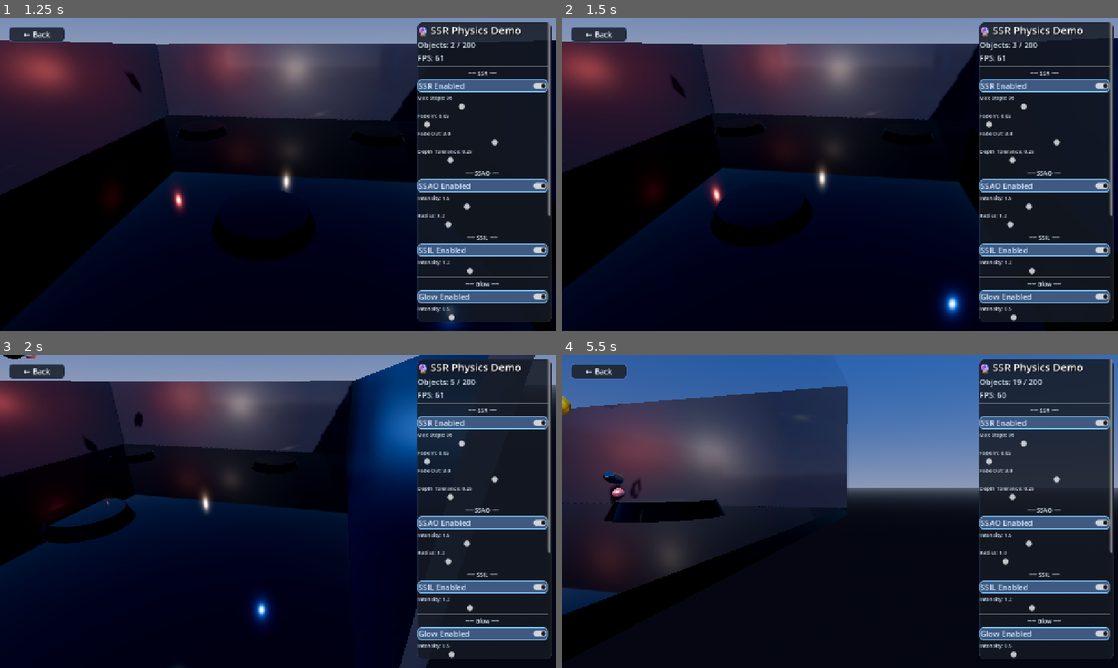
Above: before the commit, frames 1-4 (two rows, left to right).
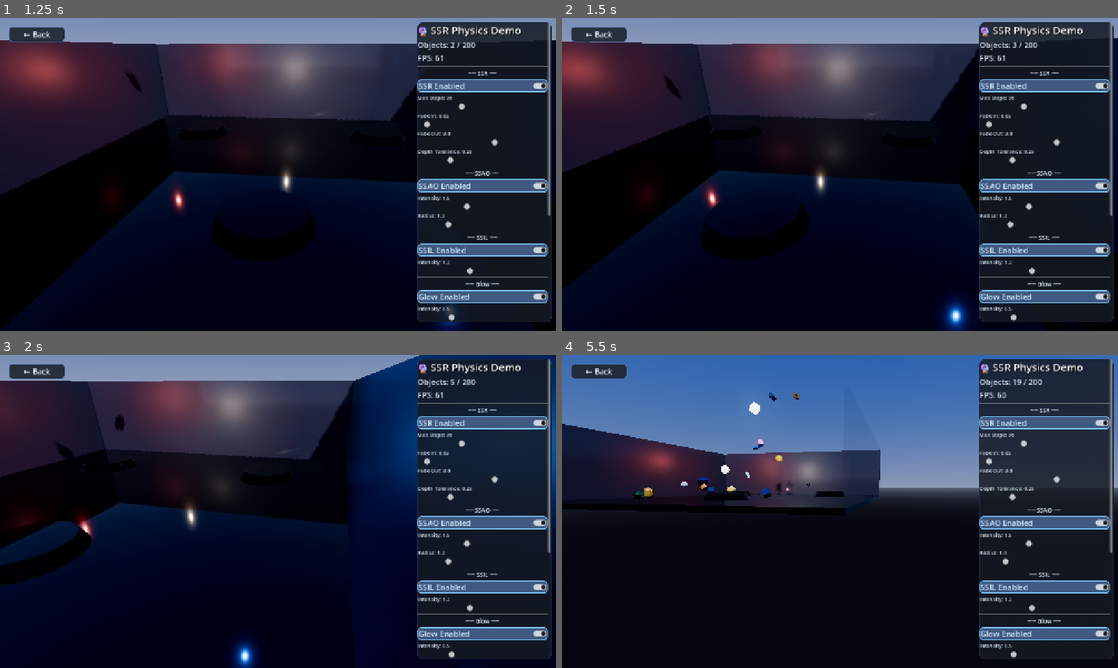
Above: after the commit, the same moments.

Repository: mdufaud/godot-simulations
Game: Godot game, scene res://scenes/main_menu.tscn
Same seed, same stepped clock (60 frames per second), same inputs: the game is played once before the commit and once after it.
Inputs (mouse positions are in pixels of both pictures, inside the frame that each line leads up to):
- Up to frame 1 (1.25 s): click "🔮 SSR Physics Demo" at 0.5 s
- Up to frame 2 (1.5 s): move the mouse to (962, 158) at 1.27 s; hold D (move_right) from 1.28 s (still down); click (962, 158) at 1.42 s
- Up to frame 3 (2 s): keep holding D (move_right)
- Up to frame 4 (5.5 s): release D (move_right) at 2 s; drag from (728, 527) to (812, 574) at 2.02 s; move the mouse to (895, 442) at 2.77 s; hold D (move_right) 2.78-3.5 s; click (895, 442) at 2.92 s; drag from (812, 574) to (673, 464) at 3.52 s; move the mouse to (1006, 558) at 4.27 s; hold A (move_left) 4.28-5 s; click (1006, 558) at 4.42 s; drag from (673, 464) to (756, 433) at 5.02 s

Frame 1 is identical in both runs. In frame 2, 2.4% of the frame differs, in the area x 2-75%, y 8-100%; in frame 3, 9.8%; in frame 4, 21%, in the area x 0-58%, y 10-83%.

Commit message:
android stick

Diff:
--- a/scripts/demos/fractal_controller.gd
+++ b/scripts/demos/fractal_controller.gd
@@ -110,6 +110,10 @@
 var _is_dragging := false
 var _drag_start := Vector2.ZERO
 
+# --- Touch ---
+var _touch_points := {}       # index → position (Vector2)
+var _prev_pinch_distance := 0.0
+
 # --- UI ---
 var _lbl_zoom: Label
 var _lbl_iters: Label
@@ -189,6 +193,12 @@
 # ============================================================
 
 func _gui_input(event: InputEvent) -> void:
+	# A live finger also emits emulated mouse events; without this guard a
+	# one-finger drag pans twice on mobile, and pinching pans while zooming.
+	if not _touch_points.is_empty() \
+			and (event is InputEventMouseButton or event is InputEventMouseMotion):
+		return
+
 	if event is InputEventMouseButton:
 		var btn := event as InputEventMouseButton
 		if btn.button_index == MOUSE_BUTTON_LEFT:
@@ -211,8 +221,32 @@
 			_is_dragging = true
 		_pan_by(motion.relative)
 
+	# ── Touch: one finger = pan, two fingers = pinch-to-zoom ─────────────
+	elif event is InputEventScreenTouch:
+		var touch := event as InputEventScreenTouch
+		if touch.pressed:
+			_touch_points[touch.index] = touch.position
+		else:
+			_touch_points.erase(touch.index)
+		if _touch_points.size() == 2:
+			var pts := _touch_points.values()
+			_prev_pinch_distance = (pts[0] as Vector2).distance_to(pts[1] as Vector2)
+
 	elif event is InputEventScreenDrag:
-		_pan_by((event as InputEventScreenDrag).relative)
+		var drag := event as InputEventScreenDrag
+		_touch_points[drag.index] = drag.position
+
+		if _touch_points.size() < 2:
+			_pan_by(drag.relative)
+		else:
+			var pts := _touch_points.values()
+			var a := pts[0] as Vector2
+			var b := pts[1] as Vector2
+			var cur := a.distance_to(b)
+			# Spreading the fingers by a factor f zooms in by ln(f) in log space.
+			if _prev_pinch_distance > 1.0 and cur > 1.0:
+				_zoom_at(log(cur / _prev_pinch_distance), (a + b) * 0.5)
+			_prev_pinch_distance = cur
 
 
 func _pan_by(rel: Vector2) -> void:
@@ -224,6 +258,10 @@
 
 
 func _on_wheel(dir: float, pos: Vector2) -> void:
+	_zoom_at(dir * ZOOM_STEP, pos)
+
+
+func _zoom_at(d_log: float, pos: Vector2) -> void:
 	var u := pos.x / size.x
 	var v := pos.y / size.y
 	_anchor_wx = _world_x_at(u)
@@ -231,7 +269,7 @@
 	_anchor_u = u
 	_anchor_v = v
 	_anchor_active = not _auto_on
-	_t_log_zoom = clampf(_t_log_zoom + dir * ZOOM_STEP, _min_log_zoom(), _max_log_zoom())
+	_t_log_zoom = clampf(_t_log_zoom + d_log, _min_log_zoom(), _max_log_zoom())
 
 
 func _update_motion(delta: float) -> void:
--- a/scripts/demos/tornado_controller.gd
+++ b/scripts/demos/tornado_controller.gd
@@ -363,7 +363,9 @@
 		func(v: float) -> void:
 			_pending_cap = int(v)
 			_cap_debounce = 0.6)
-	menu.add_button("Throw object (LMB)", _throw_from_camera)
+	# On touch there is no LMB: the button is the only way to throw.
+	menu.add_button("Throw object" if VirtualJoystick.is_touch_ui() else "Throw object (LMB)",
+		_throw_from_camera)
 	menu.add_button("Rescatter props", func() -> void: debris_pool.scatter_props())
 	_debris_bar = menu.add_progress_bar("Active debris", float(debris_pool.debris_cap))
 
--- a/scripts/free_fly_camera.gd
+++ b/scripts/free_fly_camera.gd
@@ -10,6 +10,7 @@
 
 # --- Look ---
 @export var mouse_sensitivity := 0.15
+@export var touch_sensitivity := 0.2
 @export var min_pitch := -89.0
 @export var max_pitch := 89.0
 @export var fov := 70.0
@@ -29,6 +30,8 @@
 
 var _captured := false
 var _camera: Camera3D
+var _touch_ui := false
+var _joystick: VirtualJoystick
 
 
 func _ready() -> void:
@@ -36,7 +39,12 @@
 	if _camera:
 		_camera.fov = fov
 	_update_transform()
-	capture_mouse()
+	# Touch devices have no mouse to capture: joystick moves, free drag looks.
+	_touch_ui = VirtualJoystick.is_touch_ui()
+	if _touch_ui:
+		_joystick = VirtualJoystick.spawn(self)
+	else:
+		capture_mouse()
 
 
 func _find_camera() -> Camera3D:
@@ -62,6 +70,8 @@
 
 
 func _input(event: InputEvent) -> void:
+	if _touch_ui:
+		return
 	if event.is_action_pressed("ui_cancel"):
 		if _captured:
 			release_mouse()
@@ -89,6 +99,16 @@
 
 
 func _unhandled_input(event: InputEvent) -> void:
+	if _touch_ui:
+		# Any drag reaching here is a look drag: the joystick consumes its own
+		# finger through the GUI, so it never shows up as unhandled.
+		if event is InputEventScreenDrag:
+			var drag := event as InputEventScreenDrag
+			yaw -= drag.relative.x * touch_sensitivity
+			pitch = clampf(pitch - drag.relative.y * touch_sensitivity, min_pitch, max_pitch)
+			_update_transform()
+		return
+
 	# Recapture only on clicks the GUI did NOT consume — clicking the menu
 	# (dropdowns, sliders) must never steal the cursor back.
 	if not _captured and event is InputEventMouseButton and event.pressed \
@@ -112,6 +132,10 @@
 		if Input.is_action_pressed("move_down"):
 			input_dir.y -= 1
 
+	if _joystick != null:
+		input_dir.x += _joystick.value.x
+		input_dir.z += _joystick.value.y
+
 	# DE-proportional speed (classic fractal-explorer navigation): fast in open
 	# space, slow crawl near detail. This is what sells the sense of scale —
 	# without it the whole fractal flies past in a second and you feel giant.
@@ -124,7 +148,7 @@
 	var target := Vector3.ZERO
 	if input_dir != Vector3.ZERO:
 		var basis := Basis.from_euler(Vector3(deg_to_rad(pitch), deg_to_rad(yaw), 0.0))
-		target = (basis * input_dir.normalized()) * speed
+		target = (basis * input_dir.limit_length(1.0)) * speed
 
 	var rate := acceleration if target != Vector3.ZERO else damping
 	velocity = velocity.move_toward(target, rate * delta)
@@ -171,6 +195,10 @@
 	set_process(enabled)
 	set_process_input(enabled)
 	set_process_unhandled_input(enabled)
+	if _joystick != null:
+		_joystick.visible = enabled
+	if _touch_ui:
+		return
 	if enabled:
 		capture_mouse()
 	else:
--- a/scripts/orbit_camera.gd
+++ b/scripts/orbit_camera.gd
@@ -31,6 +31,7 @@
 # --- Internal state ---
 var _is_dragging := false
 var _camera: Camera3D
+var _joystick: VirtualJoystick
 
 # --- Touch / pinch state ---
 var _touch_points := {}       # index → position (Vector2)
@@ -39,6 +40,8 @@
 
 func _ready() -> void:
 	_camera = _find_camera()
+	if enable_movement and VirtualJoystick.is_touch_ui():
+		_joystick = VirtualJoystick.spawn(self)
 	_update_transform()
 
 
@@ -67,21 +70,26 @@
 		if Input.is_action_pressed("move_right"):
 			move_dir.x += 1
 
+		if _joystick != null:
+			move_dir.x += _joystick.value.x
+			move_dir.z += _joystick.value.y
+
 		if move_dir != Vector3.ZERO:
-			move_dir = move_dir.normalized()
+			move_dir = move_dir.limit_length(1.0)
 			# Rotation relative au yaw de la caméra (pas au pitch, pour rester au sol)
-			var yaw_rad := deg_to_rad(yaw)
-			var rotated := Vector3(
-				move_dir.x * cos(yaw_rad) - move_dir.z * sin(yaw_rad),
-				0,
-				move_dir.x * sin(yaw_rad) + move_dir.z * cos(yaw_rad)
-			)
+			var rotated := move_dir.rotated(Vector3.UP, deg_to_rad(yaw))
 			target += rotated * move_speed * delta
 
 	_update_transform()
 
 
 func _unhandled_input(event: InputEvent) -> void:
+	# A live finger also emits emulated mouse events; without this guard the
+	# same drag rotates the camera twice on mobile.
+	if not _touch_points.is_empty() \
+			and (event is InputEventMouseButton or event is InputEventMouseMotion):
+		return
+
 	# ── Mouse ────────────────────────────────────────────────────────────
 	if event is InputEventMouseButton:
 		var btn := event as InputEventMouseButton
--- /dev/null
+++ b/scripts/ui/virtual_joystick.gd
@@ -0,0 +1,107 @@
+class_name VirtualJoystick
+extends Control
+## On-screen analog stick for touch devices, polled each frame via `value`.
+## x = right, y = down (so stick-up = -y = forward for a camera).
+## Handles mouse too, so FORCE_TOUCH_UI=1 lets you test the mobile layout on desktop.
+
+const RADIUS := 90.0
+const KNOB_RADIUS := 34.0
+const MARGIN := 40.0
+const DEADZONE := 0.15
+
+## Normalized stick offset, zeroed inside the deadzone.
+var value := Vector2.ZERO
+
+var _knob := Vector2.ZERO
+var _touch := -1
+var _mouse := false
+
+
+## True on Android/iOS. FORCE_TOUCH_UI=1 fakes it for desktop testing.
+static func is_touch_ui() -> bool:
+	return OS.has_feature("mobile") or OS.get_environment("FORCE_TOUCH_UI") == "1"
+
+
+## Adds a joystick on its own CanvasLayer under `parent` (any Node works).
+static func spawn(parent: Node) -> VirtualJoystick:
+	var layer := CanvasLayer.new()
+	layer.name = "TouchControls"
+	parent.add_child(layer)
+	var stick := VirtualJoystick.new()
+	layer.add_child(stick)
+	return stick
+
+
+func _ready() -> void:
+	var side := RADIUS * 2.0
+	anchor_left = 0.0
+	anchor_top = 1.0
+	anchor_right = 0.0
+	anchor_bottom = 1.0
+	offset_left = MARGIN
+	offset_top = -(side + MARGIN)
+	offset_right = MARGIN + side
+	offset_bottom = -MARGIN
+	mouse_filter = Control.MOUSE_FILTER_STOP
+
+
+func _gui_input(event: InputEvent) -> void:
+	# A live finger also emits emulated mouse events; ignore those or the knob
+	# gets driven twice.
+	if _touch != -1 and (event is InputEventMouseButton or event is InputEventMouseMotion):
+		return
+
+	if event is InputEventScreenTouch:
+		var touch := event as InputEventScreenTouch
+		if touch.pressed:
+			if _touch == -1:
+				_touch = touch.index
+				_move_knob(touch.position)
+		elif touch.index == _touch:
+			_release()
+		accept_event()
+
+	elif event is InputEventScreenDrag:
+		var drag := event as InputEventScreenDrag
+		if drag.index == _touch:
+			_move_knob(drag.position)
+			accept_event()
+
+	elif event is InputEventMouseButton:
+		var btn := event as InputEventMouseButton
+		if btn.button_index == MOUSE_BUTTON_LEFT:
+			if btn.pressed:
+				_mouse = true
+				_move_knob(btn.position)
+			else:
+				_release()
+			accept_event()
+
+	elif event is InputEventMouseMotion and _mouse:
+		_move_knob((event as InputEventMouseMotion).position)
+		accept_event()
+
+
+func _move_knob(pos: Vector2) -> void:
+	_knob = ((pos - size * 0.5) / RADIUS).limit_length(1.0)
+	value = Vector2.ZERO if _knob.length() < DEADZONE else _knob
+	queue_redraw()
+
+
+func _release() -> void:
+	_touch = -1
+	_mouse = false
+	_knob = Vector2.ZERO
+	value = Vector2.ZERO
+	queue_redraw()
+
+
+func _draw() -> void:
+	var center := size * 0.5
+	var knob := center + _knob * RADIUS
+	# Dark rim under the light one so the stick stays readable on bright scenes.
+	draw_circle(center, RADIUS, Color(0, 0, 0, 0.18))
+	draw_arc(center, RADIUS, 0.0, TAU, 48, Color(0, 0, 0, 0.35), 4.0, true)
+	draw_arc(center, RADIUS, 0.0, TAU, 48, Color(1, 1, 1, 0.45), 2.0, true)
+	draw_circle(knob, KNOB_RADIUS, Color(1, 1, 1, 0.45))
+	draw_arc(knob, KNOB_RADIUS, 0.0, TAU, 32, Color(0, 0, 0, 0.4), 2.0, true)
Not shown, added: scripts/ui/virtual_joystick.gd.uid
